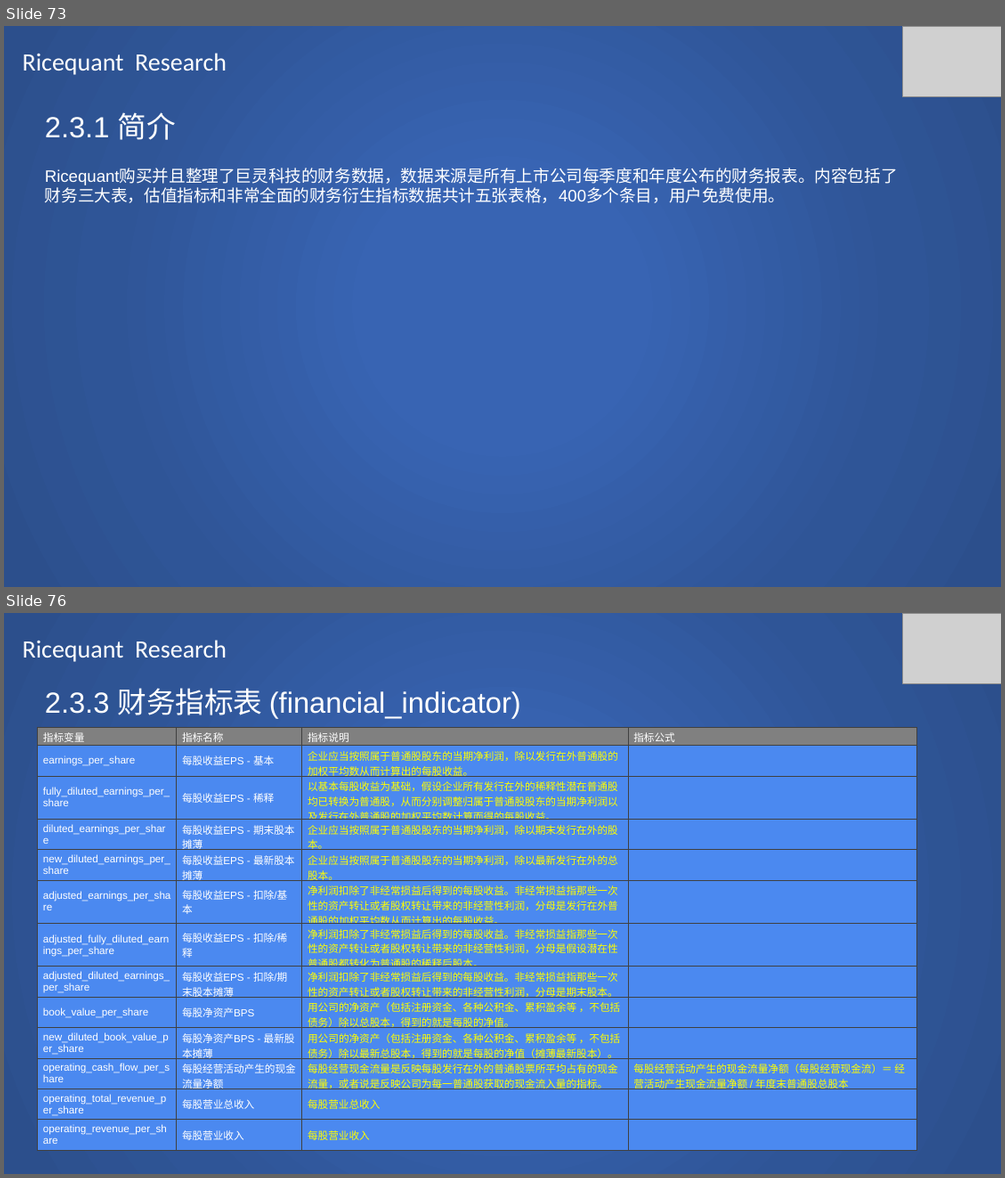
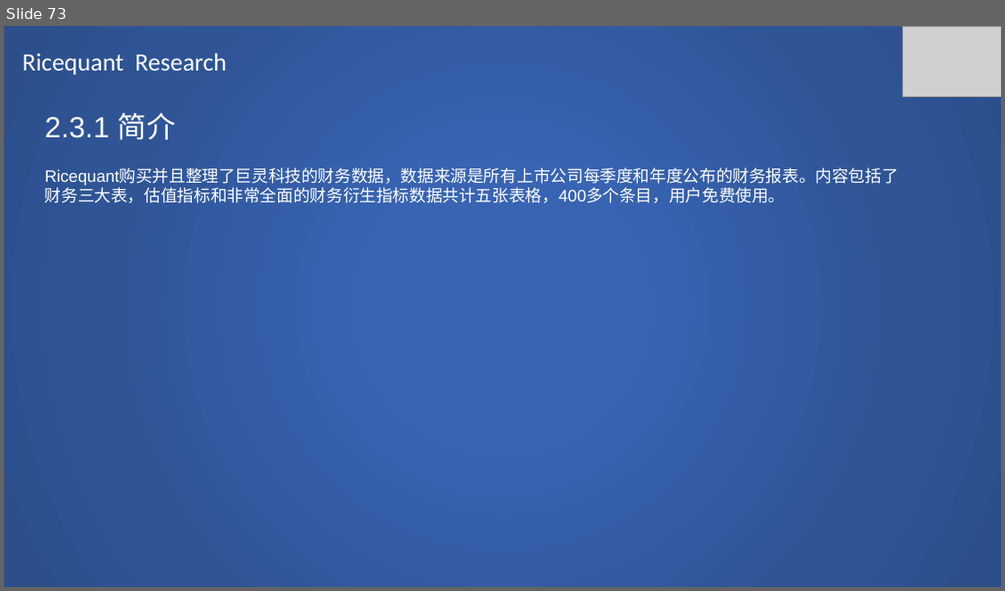
Before and after one commit to SCITLAS/Stellar, a slide deck: Stellar_0.1/documents/rice_quant_research.pptx. Shown one above the other, each under a label of ours: slides 73 and 76 before the commit, slide 73 after it; the slides between them are not shown. The pictures are 1005x1178 and 1005x591 pixels, drawn with LibreOffice and Linux fonts; fonts in the diff are those of the drawing; grey boxes stand for pictures. Boxes give left, top, right and bottom in pixels: in the first picture for what was removed or moved away, otherwise in the second. Text is boxed around its words. In the diff, an @@ line names an element or a change of style, - is before the commit and + after.

Commit message:
Ricequant research 60% done.

```diff
--- a/Stellar_0.1/documents/rice_quant_research.pptx
+++ b/Stellar_0.1/documents/rice_quant_research.pptx
@@ slide 76 removed at (x1=4, y1=613, x2=1001, y2=1174), background #FFFFFF @@
@@ rectangle removed at (x1=4, y1=613, x2=1001, y2=1174) @@
@@ picture removed at (x1=902, y1=613, x2=1001, y2=683) @@
@@ text removed at (x1=23, y1=640, x2=226, y2=662) @@
-Ricequant Research
@@ text removed at (x1=45, y1=688, x2=521, y2=718) @@
-2.3.3 财务指标表 (financial_indicator)
@@ table removed at (x1=38, y1=728, x2=918, y2=1149), 13 rows, 4 columns @@
-指标变量 | 指标名称 | 指标说明 | 指标公式
-earnings_per_share | 每股收益EPS - 基本 | 企业应当按照属于普通股股东的当期净利润，除以发行在外普通股的加权平均数从而计算出的每股收益。 | 
-fully_diluted_earnings_per_share | 每股收益EPS - 稀释 | 以基本每股收益为基础，假设企业所有发行在外的稀释性潜在普通股均已转换为普通股，从而分别调整归属于普通股股东的当期净利润以及发行在外普通股的加权平均数计算而得的每股收益。 | 
-diluted_earnings_per_share | 每股收益EPS - 期末股本摊薄 | 企业应当按照属于普通股股东的当期净利润，除以期末发行在外的股本。 | 
-new_diluted_earnings_per_share | 每股收益EPS - 最新股本摊薄 | 企业应当按照属于普通股股东的当期净利润，除以最新发行在外的总股本。 | 
-adjusted_earnings_per_share | 每股收益EPS - 扣除/基本 | 净利润扣除了非经常损益后得到的每股收益。非经常损益指那些一次性的资产转让或者股权转让带来的非经营性利润，分母是发行在外普通股的加权平均数从而计算出的每股收益。 | 
-adjusted_fully_diluted_earnings_per_share | 每股收益EPS - 扣除/稀释 | 净利润扣除了非经常损益后得到的每股收益。非经常损益指那些一次性的资产转让或者股权转让带来的非经营性利润，分母是假设潜在性普通股都转化为普通股的稀释后股本。 | 
-adjusted_diluted_earnings_per_share | 每股收益EPS - 扣除/期末股本摊薄 | 净利润扣除了非经常损益后得到的每股收益。非经常损益指那些一次性的资产转让或者股权转让带来的非经营性利润，分母是期末股本。 | 
-book_value_per_share | 每股净资产BPS | 用公司的净资产（包括注册资金、各种公积金、累积盈余等 ，不包括债务）除以总股本，得到的就是每股的净值。 | 
-new_diluted_book_value_per_share | 每股净资产BPS - 最新股本摊薄 | 用公司的净资产（包括注册资金、各种公积金、累积盈余等 ，不包括债务）除以最新总股本，得到的就是每股的净值（摊薄最新股本）。 | 
-operating_cash_flow_per_share | 每股经营活动产生的现金流量净额 | 每股经营现金流量是反映每股发行在外的普通股票所平均占有的现金流量，或者说是反映公司为每一普通股获取的现金流入量的指标。 | 每股经营活动产生的现金流量净额（每股经营现金流）＝ 经营活动产生现金流量净额 / 年度末普通股总股本
-operating_total_revenue_per_share | 每股营业总收入 | 每股营业总收入 | 
-operating_revenue_per_share | 每股营业收入 | 每股营业收入 | 
```
Also in this commit, not shown: 3 slides changed, 4 slides added, 23 other slides removed.
